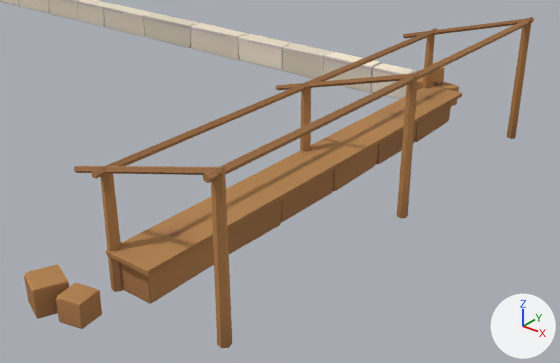
Two versions of the glTF model design/lobby/out/cliffside/export/cliffside_2.glb, one commit apart.
Rendered twice from a 50 mm camera at (92.9, -113.2, 34.0) aimed at (55.6, -66.6, 5.1). Every picture has the same lights, and +X, +Y and +Z are marked at lower right. The picture after the commit comes second.

The first picture shows 'Lobby_Stall_Timber', 'Lobby_Steps_Stone'.
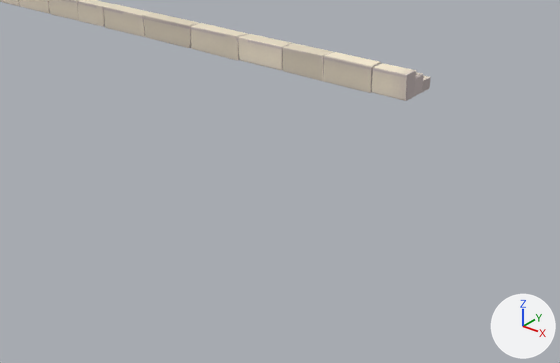
Changed parts and their boxes [x1, y1, x2, y2] in the pictures (560 x 363 px):
'Lobby_Stall_Timber', deleted (brown): before [24, 17, 534, 348]

The change, as a diff of the scene's bpy script:
```diff
--- a/design/lobby/out/cliffside/export/cliffside_2.glb.py
+++ b/design/lobby/out/cliffside/export/cliffside_2.glb.py
@@ ob_lobby_stall_timber @@
-ob_lobby_stall_timber = bpy.data.objects.new('Lobby_Stall_Timber', me_lobby_stall_timber)
-ob_lobby_stall_timber.location = (0.0, 0.0, 0.0)
```
